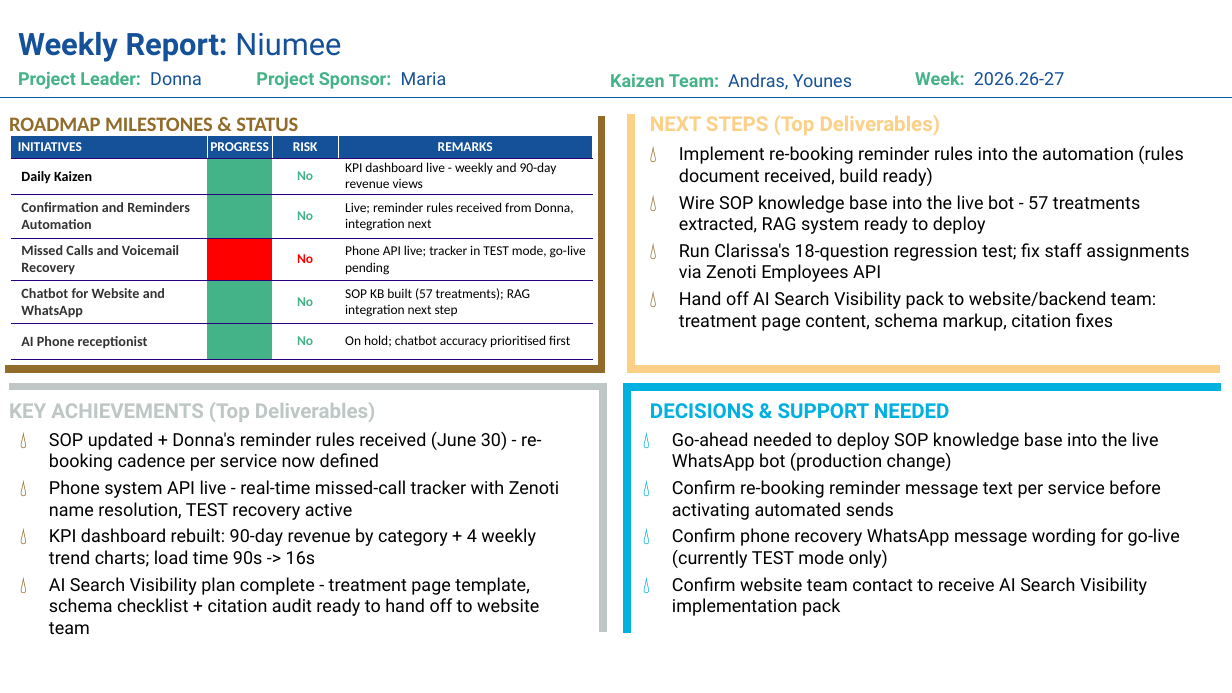
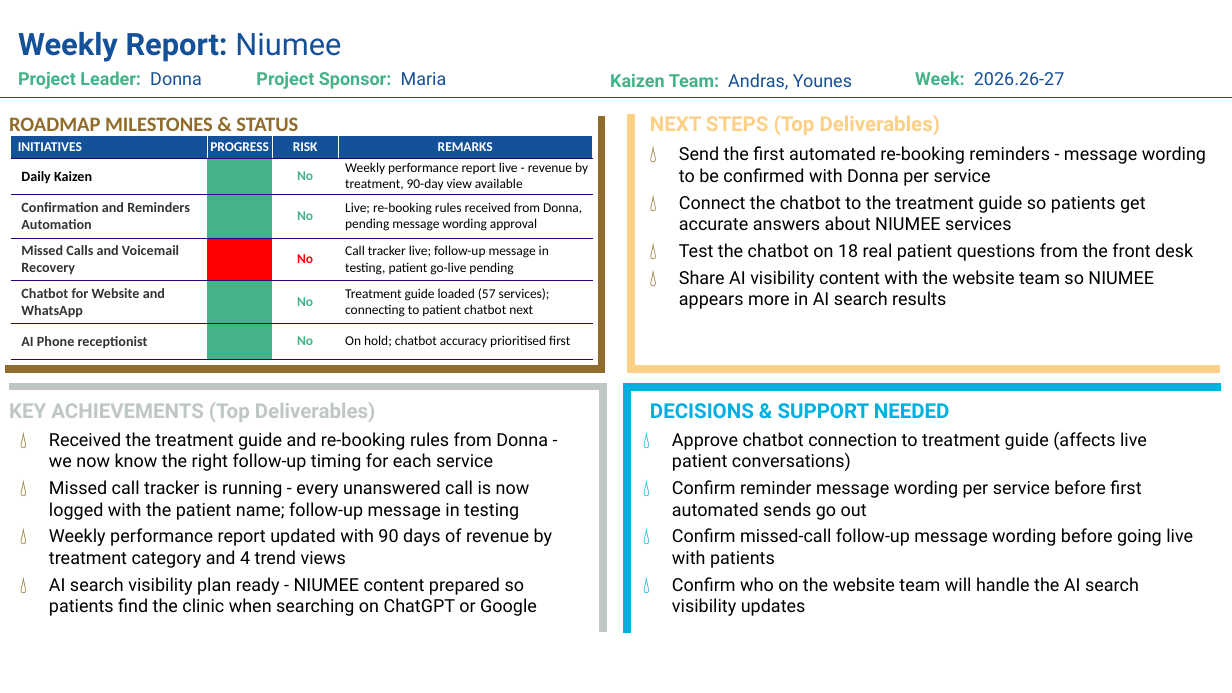
Before and after one commit to autmationsolution-a11y/files, a slide deck: slide 1 of Niumee/Kaizen-CW26-27-Niumee-Weekly-Report.pptx. Drawn at 1232x693 pixels with LibreOffice and Linux fonts; fonts in the diff are those of the drawing; background and template pictures are left out. Boxes give left, top, right and bottom in pixels: in the first picture for what was removed or moved away, otherwise in the second. Text is boxed around its words. In the diff, an @@ line names an element or a change of style, - is before the commit and + after.

Commit message:
CW26-27 Niumee report - Donna/Maria audience, clinic language

```diff
--- a/Niumee/Kaizen-CW26-27-Niumee-Weekly-Report.pptx
+++ b/Niumee/Kaizen-CW26-27-Niumee-Weekly-Report.pptx
@@ table at bbox=[10, 136, 593, 360] @@
-row 2, column 4: KPI dashboard live - weekly and 90-day revenue views
+row 2, column 4: Weekly performance report live - revenue by treatment, 90-day view available
-row 3, column 4: Live; reminder rules received from Donna, integration next
+row 3, column 4: Live; re-booking rules received from Donna, pending message wording approval
-row 4, column 4: Phone API live; tracker in TEST mode, go-live pending
+row 4, column 4: Call tracker live; follow-up message in testing, patient go-live pending
-row 5, column 4: SOP KB built (57 treatments); RAG integration next step
+row 5, column 4: Treatment guide loaded (57 services); connecting to patient chatbot next
@@ text at bbox=[679, 146, 1206, 309]: text changed @@
-💧 Implement re-booking reminder rules into the automation (rules document received, build ready)
-💧 Wire SOP knowledge base into the live bot - 57 treatments extracted, RAG system ready to deploy
-💧 Run Clarissa's 18-question regression test; fix staff assignments via Zenoti Employees API
-💧 Hand off AI Search Visibility pack to website/backend team: treatment page content, schema markup, citation fixes
+💧 Send the first automated re-booking reminders - message wording to be confirmed with Donna per service
+💧 Connect the chatbot to the treatment guide so patients get accurate answers about NIUMEE services
+💧 Test the chatbot on 18 real patient questions from the front desk
+💧 Share AI visibility content with the website team so NIUMEE appears more in AI search results
@@ text at bbox=[49, 432, 553, 616]: text changed @@
-💧 SOP updated + Donna's reminder rules received (June 30) - re-booking cadence per service now defined
-💧 Phone system API live - real-time missed-call tracker with Zenoti name resolution, TEST recovery active
-💧 KPI dashboard rebuilt: 90-day revenue by category + 4 weekly trend charts; load time 90s -> 16s
-💧 AI Search Visibility plan complete - treatment page template, schema checklist + citation audit ready to hand off to website team
+💧 Received the treatment guide and re-booking rules from Donna - we now know the right follow-up timing for each service
+💧 Missed call tracker is running - every unanswered call is now logged with the patient name; follow-up message in testing
+💧 Weekly performance report updated with 90 days of revenue by treatment category and 4 trend views
+💧 AI search visibility plan ready - NIUMEE content prepared so patients find the clinic when searching on ChatGPT or Google
@@ text at bbox=[672, 432, 1193, 616]: text changed @@
-💧 Go-ahead needed to deploy SOP knowledge base into the live WhatsApp bot (production change)
-💧 Confirm re-booking reminder message text per service before activating automated sends
-💧 Confirm phone recovery WhatsApp message wording for go-live (currently TEST mode only)
-💧 Confirm website team contact to receive AI Search Visibility implementation pack
+💧 Approve chatbot connection to treatment guide (affects live patient conversations)
+💧 Confirm reminder message wording per service before first automated sends go out
+💧 Confirm missed-call follow-up message wording before going live with patients
+💧 Confirm who on the website team will handle the AI search visibility updates
```
